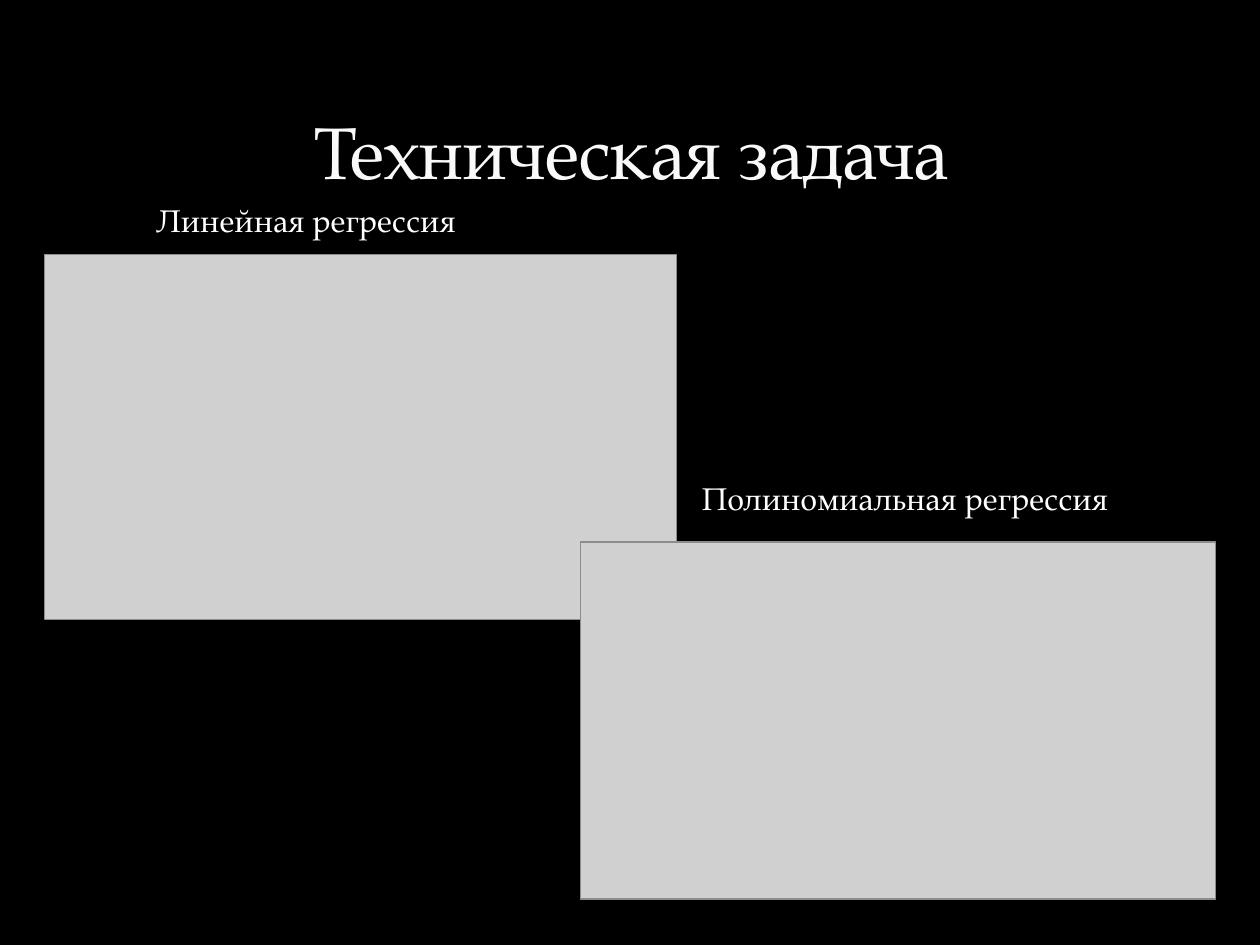
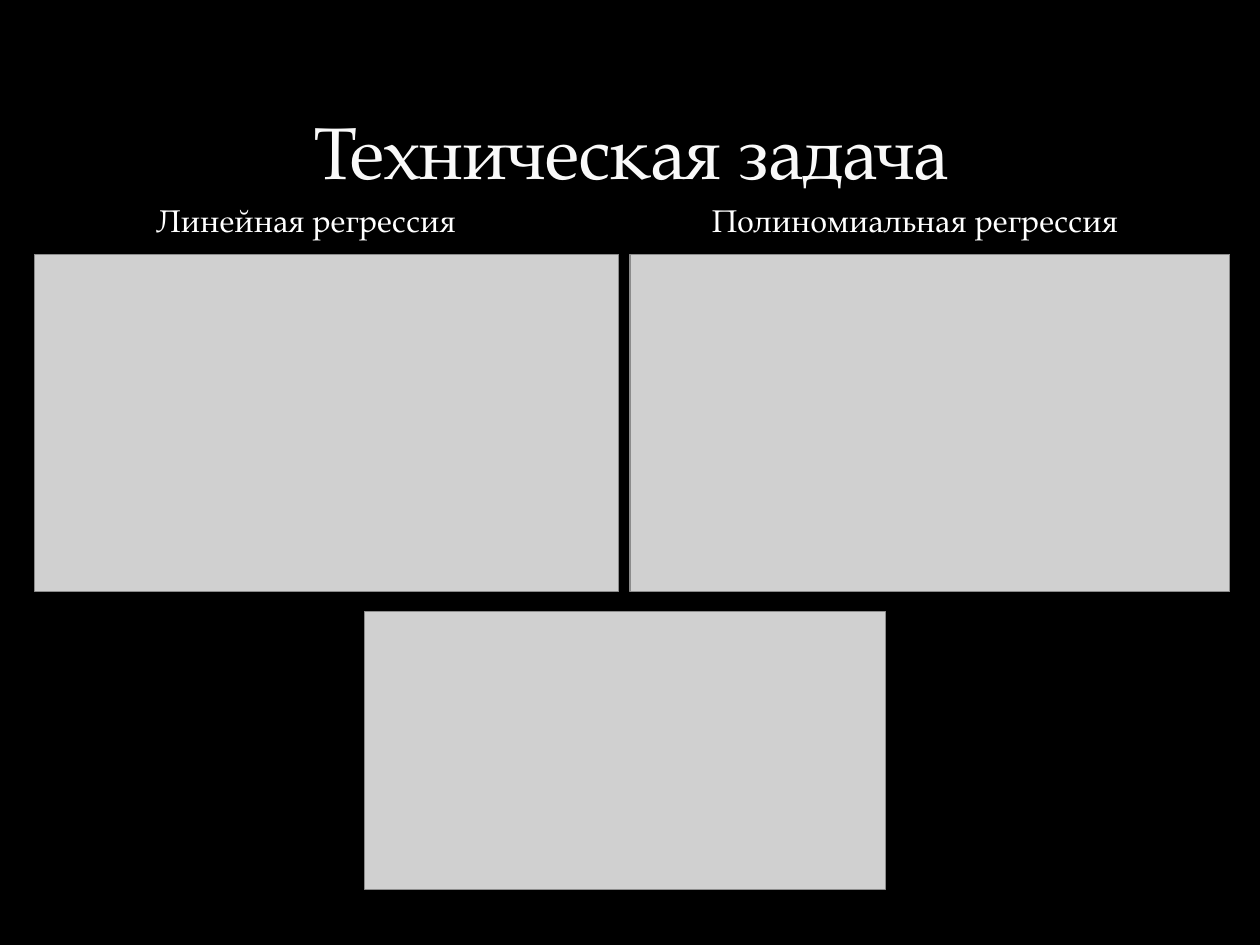
Before and after one commit to Enreward/DS_projects, a slide deck: slide 5 of защита диплома/1Презентация Интеллектуальная система оптимизации ценообразования.pptx. Drawn at 1260x945 pixels with LibreOffice and Linux fonts; fonts in the diff are those of the drawing; grey boxes stand for pictures; background and template pictures are left out. Boxes give left, top, right and bottom in pixels: in the first picture for what was removed or moved away, otherwise in the second. Text is boxed around its words. In the diff, an @@ line names an element or a change of style, - is before the commit and + after.

```diff
--- a/защита диплома/1Презентация Интеллектуальная система оптимизации ценообразования.pptx
+++ b/защита диплома/1Презентация Интеллектуальная система оптимизации ценообразования.pptx
@@ text "Полиномиальная регрессия": place and size @@
-text "Полиномиальная регрессия" at (702,488,1108,518)
+text "Полиномиальная регрессия" at (712,210,1118,240)
@@ picture: place and size @@
-picture at (44,255,675,620)
+picture at (35,255,619,592)
@@ picture: place and size @@
-picture at (581,542,1216,898)
+picture at (630,255,1230,592)
@@ picture added at (364,611,885,890) @@
```
Also in this commit, not shown: 1 other slide changed, 1 other file.
